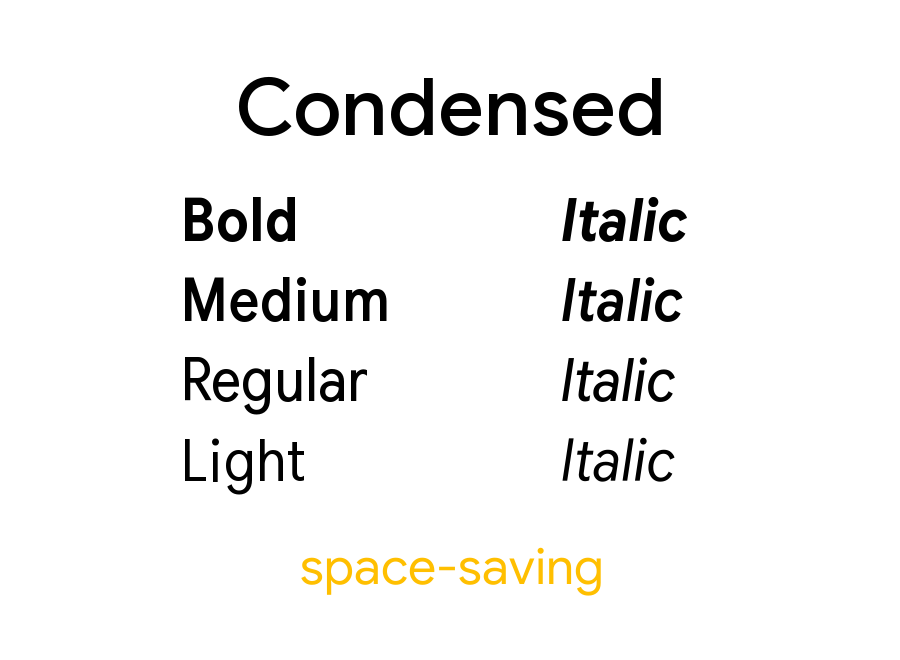
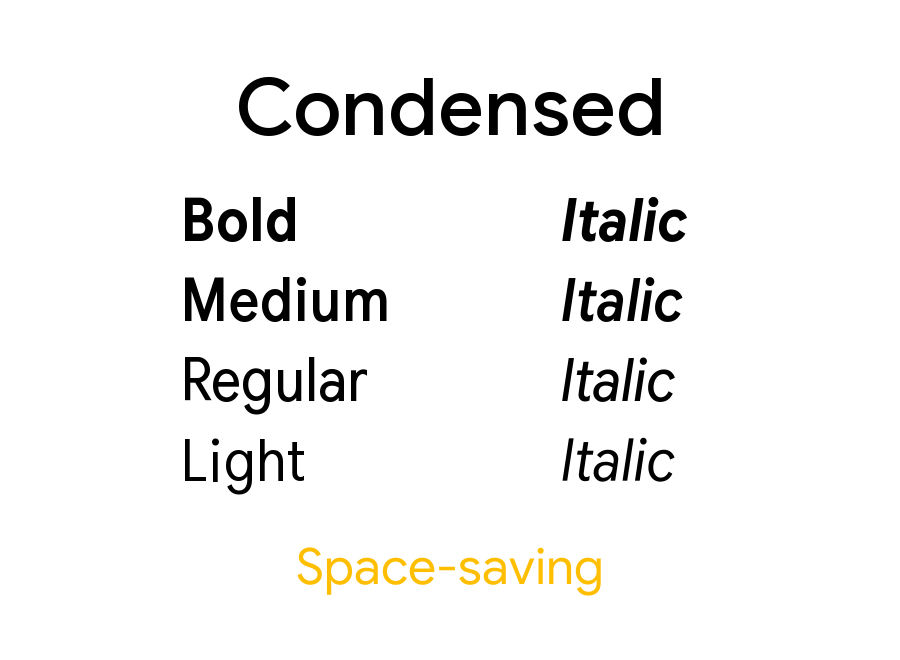
Layer changes from the first w=900, h=660 image to the second:
renamed "space-saving" to "Space-saving", painted on it over [297, 547, 323, 585]
